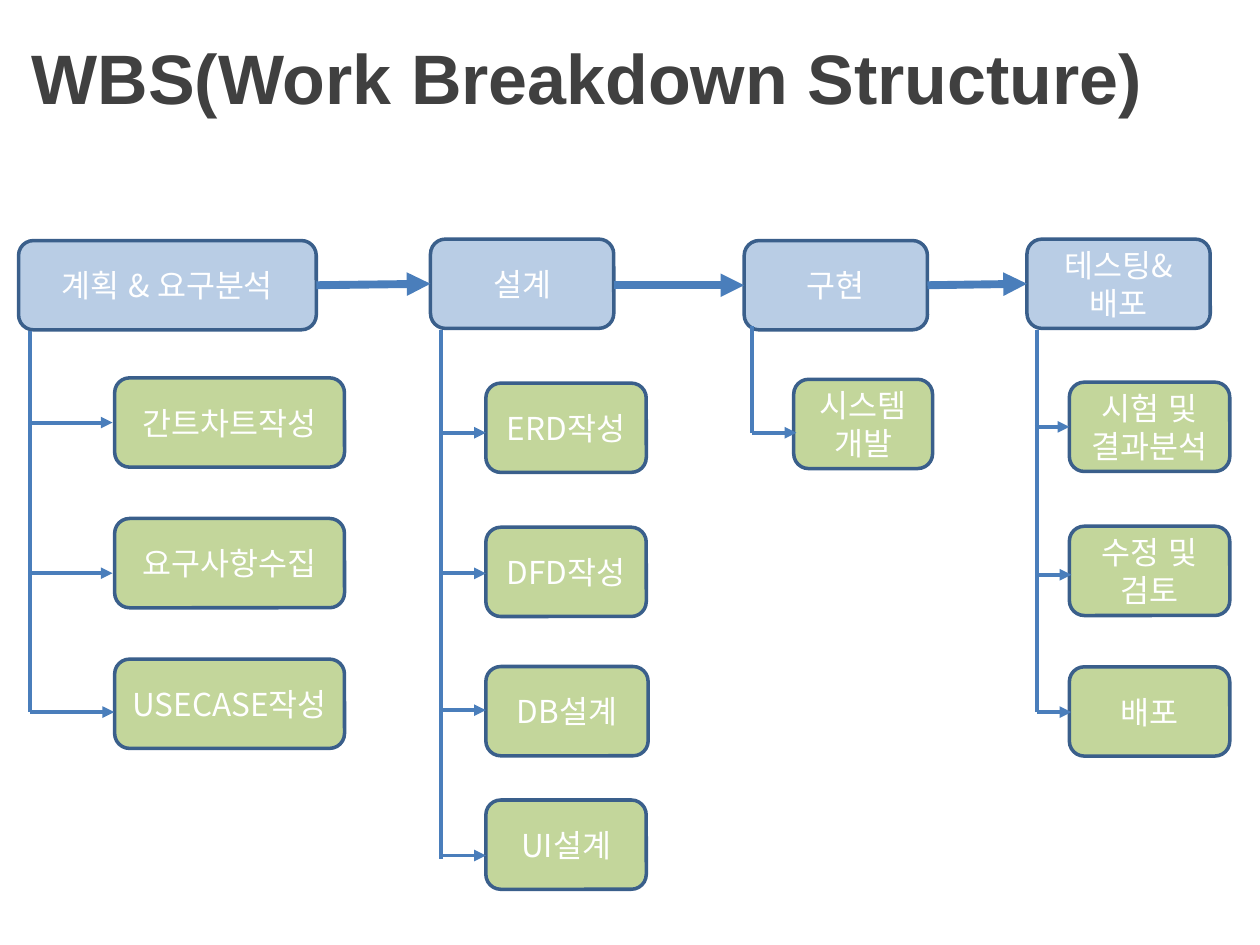
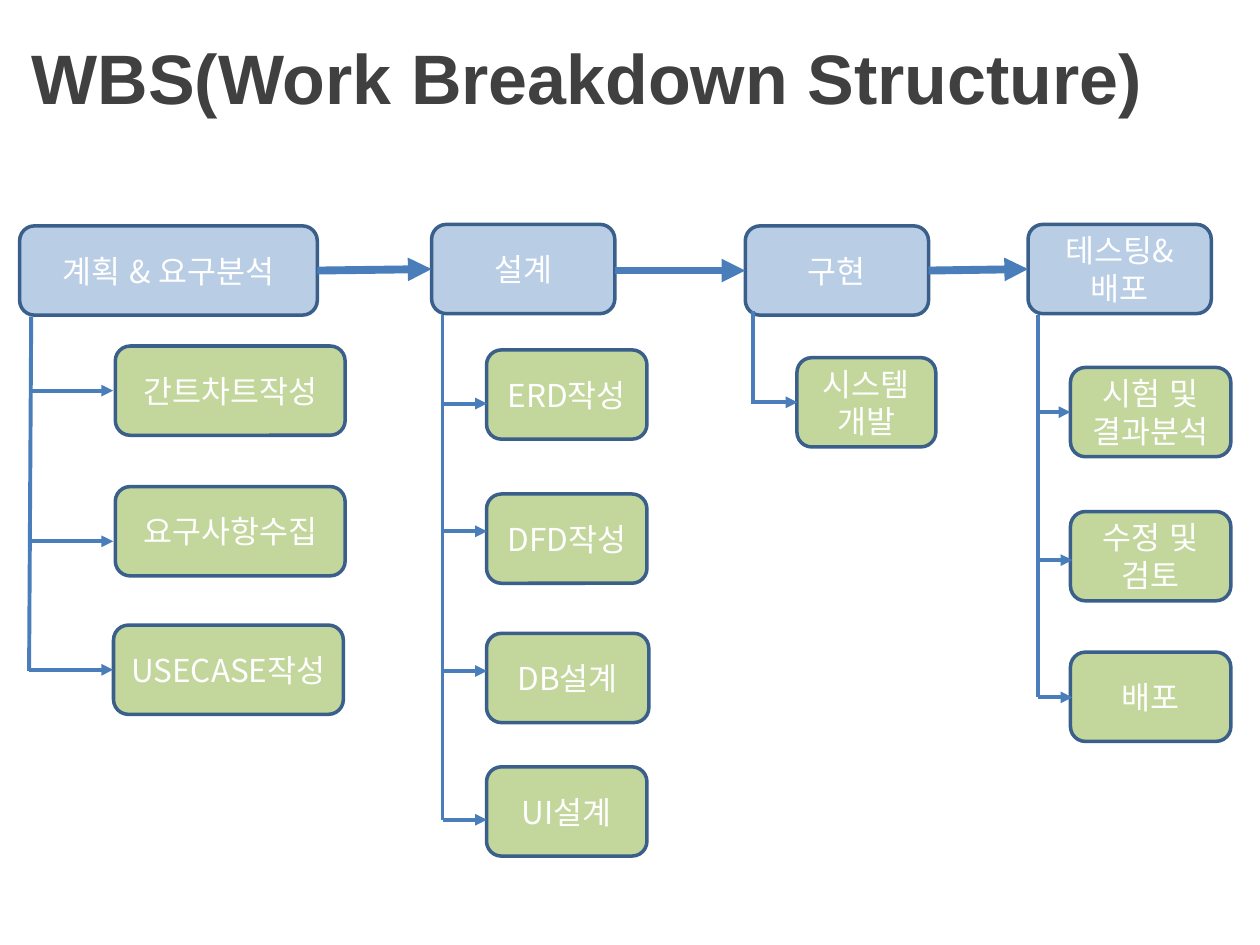
Before and after one commit to kth920430/POS, a slide deck: slide 3 of 피피티.pptx. Drawn at 1260x945 pixels with LibreOffice and Linux fonts; fonts in the diff are those of the drawing; background and template pictures are left out. Boxes give left, top, right and bottom in pixels: in the first picture for what was removed or moved away, otherwise in the second. Text is boxed around its words. In the diff, an @@ line names an element or a change of style, - is before the commit and + after.

```diff
--- a/피피티.pptx
+++ b/피피티.pptx
@@ 7 rounded rectangles, 6 arrows, 1 line moved together from (x1=19, y1=239, x2=1230, y2=756) to (x1=20, y1=224, x2=1231, y2=742) @@
@@ line moved from (30, 331) - (30, 712) to (32, 316) - (29, 672) @@
@@ line moved from (441, 330) - (441, 859) to (442, 315) - (442, 820) @@
@@ line moved from (752, 326) - (752, 433) to (753, 311) - (753, 403) @@
@@ rounded rectangle "시스템개발" moved from (x1=794, y1=379, x2=932, y2=469) to (x1=798, y1=358, x2=936, y2=447) @@
@@ 4 arrows, 1 rounded rectangle moved together from (x1=29, y1=378, x2=796, y2=573) to (x1=29, y1=346, x2=798, y2=542) @@
@@ 3 arrows moved together from (x1=30, y1=573, x2=486, y2=712) to (x1=29, y1=532, x2=486, y2=672) @@
@@ 6 rounded rectangles, 1 arrow moved together from (x1=115, y1=383, x2=649, y2=890) to (x1=113, y1=350, x2=649, y2=857) @@
```
Also in this commit, not shown: 4 other slides changed.
